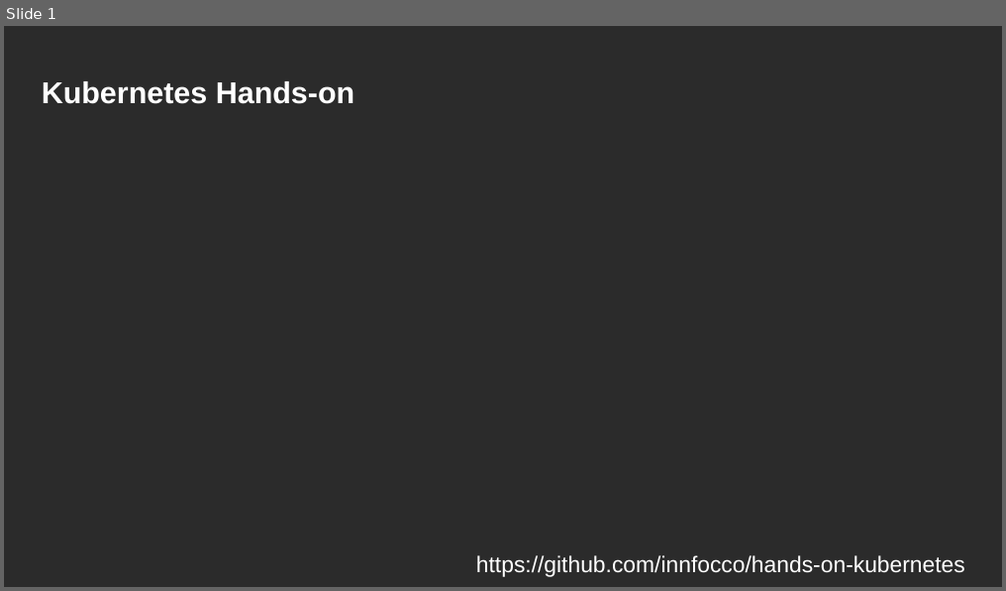
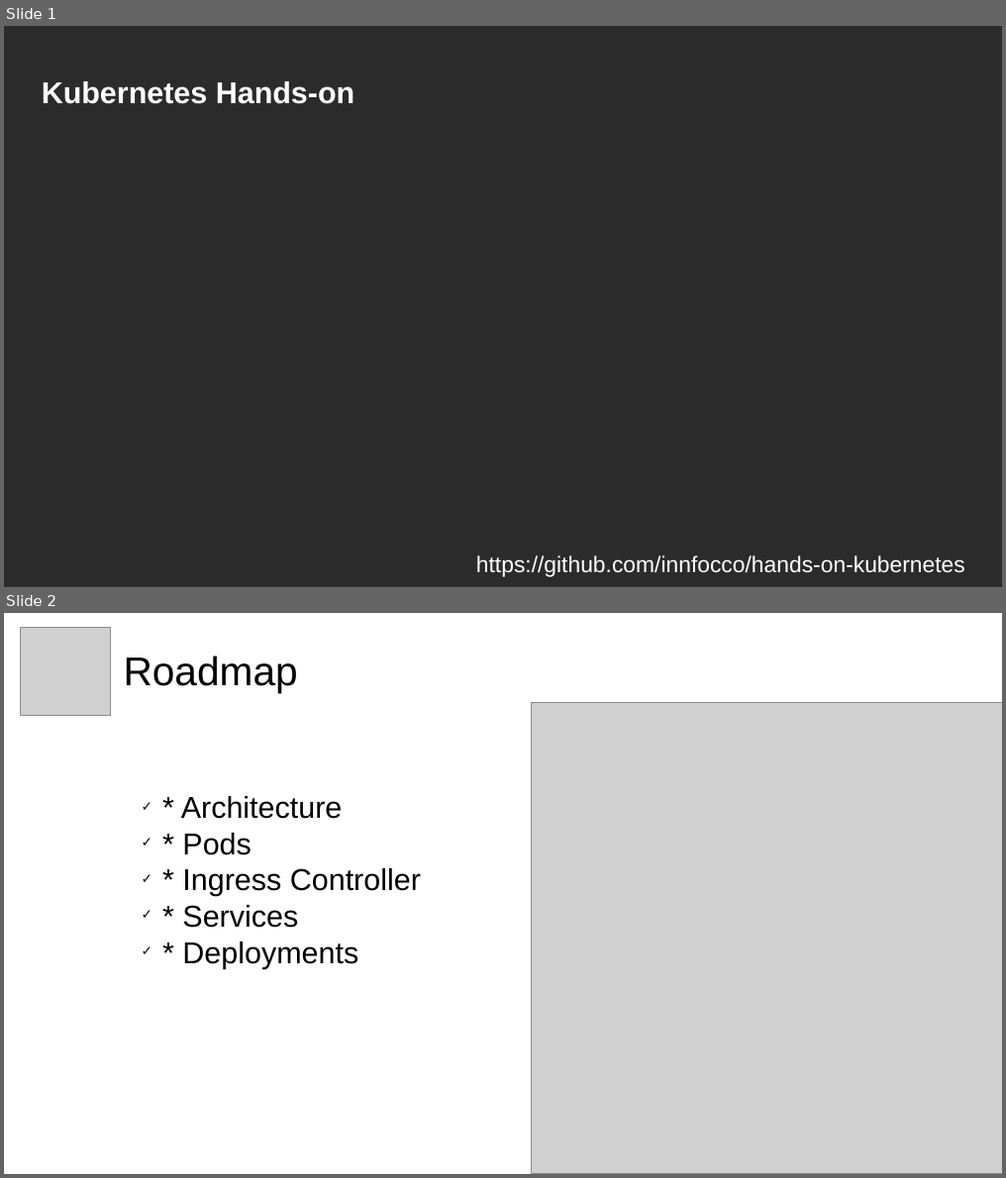
Before and after one commit to innfocco/hands-on-kubernetes, a slide deck: presentation.odp. Shown one above the other, each under a label of ours: slide 1 before the commit, slides 1 and 2 after it. The pictures are 1006x591 and 1006x1178 pixels, drawn with LibreOffice and Linux fonts; fonts in the diff are those of the drawing; grey boxes stand for pictures; background and template pictures are left out; a plain dark background stands for a picture behind light text. Boxes give left, top, right and bottom in pixels: in the first picture for what was removed or moved away, otherwise in the second. Text is boxed around its words. In the diff, an @@ line names an element or a change of style, - is before the commit and + after.

```diff
--- a/presentation.odp
+++ b/presentation.odp
@@ slide 2 added at [4, 613, 1002, 1174], background #FFFFFF @@
@@ picture added at [20, 628, 111, 715] @@
@@ text added at [124, 656, 298, 693], 32 pt, text #000000 @@
+Roadmap
@@ picture added at [532, 703, 1002, 1174] @@
@@ text added at [181, 796, 421, 968], 24 pt, text #000000 @@
+✓ * Architecture
+✓ * Pods
+✓ * Ingress Controller
+✓ * Services
+✓ * Deployments
```
Also in this commit, not shown: 1 slide changed, 1 other slide added, 1 slide removed, 1 other file.
